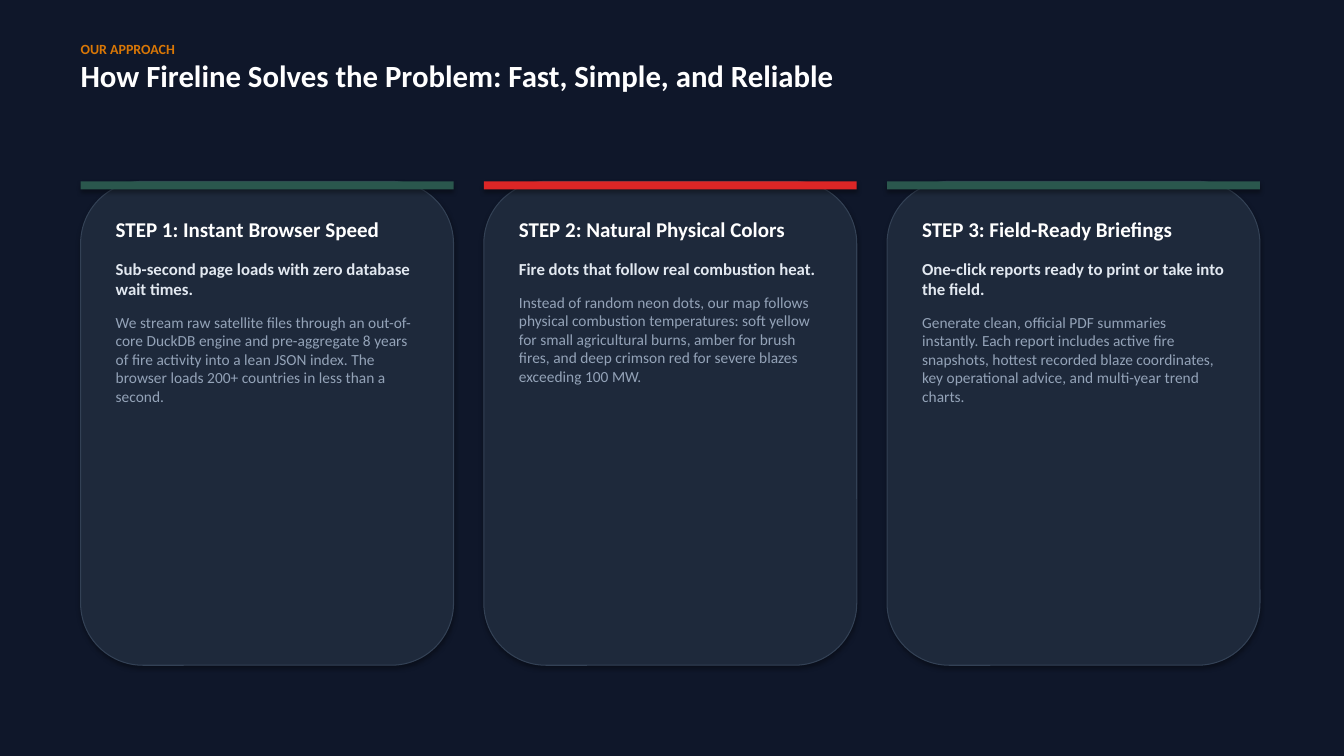
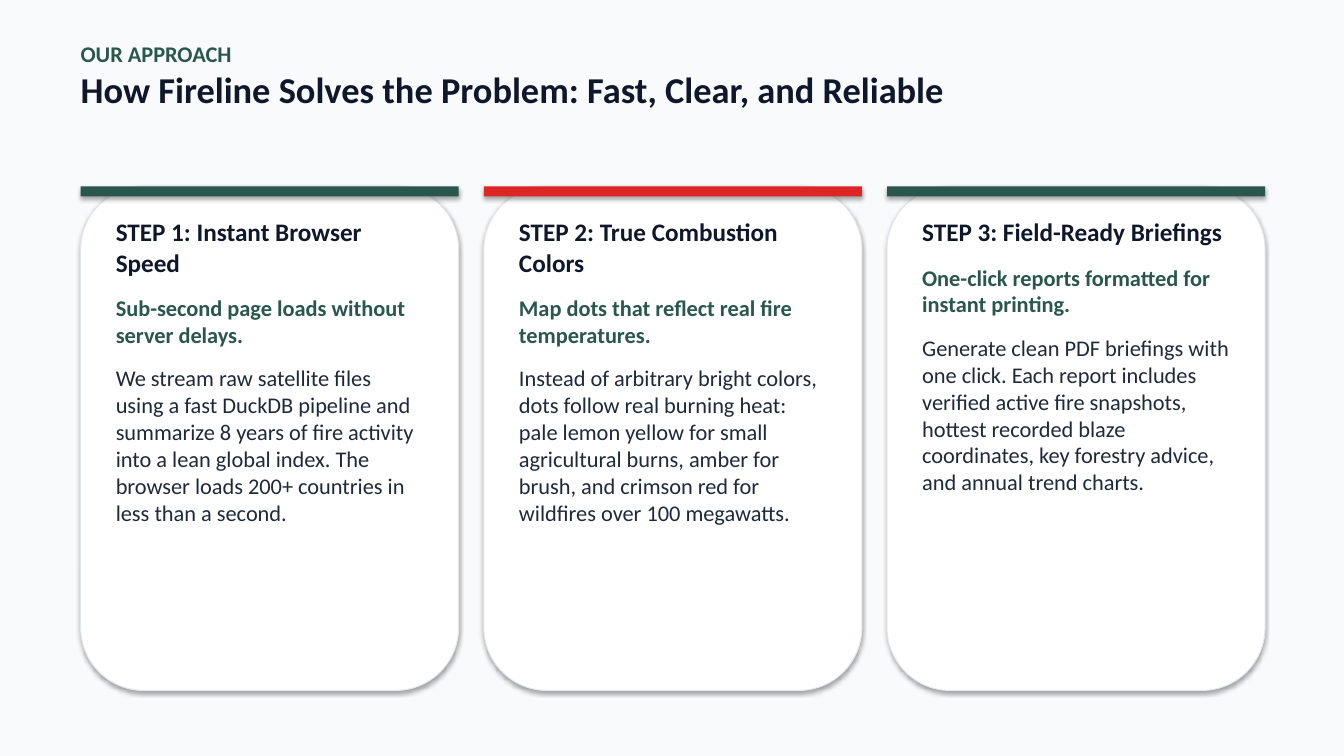
Before and after one commit to nithyashree-d-n/Fireline, a slide deck: slide 3 of Fireline_Project_Demonstration_NASA_Space_Apps.pptx. Drawn at 1344x756 pixels with LibreOffice and Linux fonts; fonts in the diff are those of the drawing. Boxes give left, top, right and bottom in pixels: in the first picture for what was removed or moved away, otherwise in the second. Text is boxed around its words. In the diff, an @@ line names an element or a change of style, - is before the commit and + after.

Commit message:
Switch presentation to clean professional light mode with minimum 16pt font size

```diff
--- a/Fireline_Project_Demonstration_NASA_Space_Apps.pptx
+++ b/Fireline_Project_Demonstration_NASA_Space_Apps.pptx
@@ rectangle at box(0, 0, 1344, 756): fill #0F172A to #F8FAFC @@
@@ text at box(81, 47, 232, 62): size 10 to 16 pt, text colour #D97706 to #2A574D in "OUR APPROACH" @@
@@ text at box(81, 77, 944, 108): text changed; size 22 to 26 pt; text colour #FFFFFF to #0F172A @@
-How Fireline Solves the Problem: Fast, Simple, and Reliable
+How Fireline Solves the Problem: Fast, Clear, and Reliable
@@ rectangle: place and size @@
-rectangle at box(81, 181, 454, 190)
+rectangle at box(81, 187, 459, 197)
@@ rounded rectangle: place and size @@
-rounded rectangle at box(81, 181, 454, 665)
+rounded rectangle at box(81, 187, 459, 691)
@@ rectangle: place and size @@
-rectangle at box(484, 181, 857, 190)
+rectangle at box(484, 187, 862, 197)
@@ rounded rectangle: place and size @@
-rounded rectangle at box(484, 181, 857, 665)
+rounded rectangle at box(484, 187, 862, 691)
@@ rectangle: place and size @@
-rectangle at box(887, 181, 1260, 190)
+rectangle at box(887, 187, 1265, 197)
@@ fill #1E293B to #FFFFFF; outline #334155 0.75 pt to #E2E8F0 0.75 pt in 3 elements at box(81, 187, 459, 691), box(484, 187, 862, 691), box(887, 187, 1265, 691) @@
@@ rounded rectangle: place and size @@
-rounded rectangle at box(887, 181, 1260, 665)
+rounded rectangle at box(887, 187, 1265, 691)
@@ text at box(116, 224, 362, 276): size 15 to 18 pt, text colour #FFFFFF to #0F172A in "STEP 1: Instant Browser Speed" @@
@@ text at box(519, 223, 817, 525): text changed; size 11 to 16 pt; text colour #94A3B8 to #1E293B @@
-STEP 2: Natural Physical Colors
-Fire dots that follow real combustion heat.
-Instead of random neon dots, our map follows physical combustion temperatures: soft yellow for small agricultural burns, amber for brush fires, and deep crimson red for severe blazes exceeding 100 MW.
+STEP 2: True Combustion Colors
+Map dots that reflect real fire temperatures.
+Instead of arbitrary bright colors, dots follow real burning heat: pale lemon yellow for small agricultural burns, amber for brush, and crimson red for wildfires over 100 megawatts.
@@ text at box(922, 223, 1222, 246): size 15 to 18 pt, text colour #FFFFFF to #0F172A in "STEP 3: Field-Ready Briefings" @@
@@ text at box(922, 270, 1228, 490): text changed; size 11 to 16 pt; text colour #94A3B8 to #1E293B @@
-One-click reports ready to print or take into the field.
-Generate clean, official PDF summaries instantly. Each report includes active fire snapshots, hottest recorded blaze coordinates, key operational advice, and multi-year trend charts.
+One-click reports formatted for instant printing.
+Generate clean PDF briefings with one click. Each report includes verified active fire snapshots, hottest recorded blaze coordinates, key forestry advice, and annual trend charts.
@@ text at box(116, 300, 413, 521): text changed; size 11 to 16 pt; text colour #94A3B8 to #1E293B @@
-Sub-second page loads with zero database wait times.
-We stream raw satellite files through an out-of-core DuckDB engine and pre-aggregate 8 years of fire activity into a lean JSON index. The browser loads 200+ countries in less than a second.
+Sub-second page loads without server delays.
+We stream raw satellite files using a fast DuckDB pipeline and summarize 8 years of fire activity into a lean global index. The browser loads 200+ countries in less than a second.
```
Also in this commit, not shown: 6 other slides changed.
